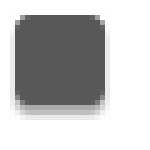
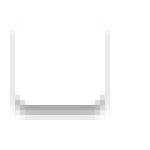
Layers edited between the first and the second 150x150 image:
painted on "Rounded Rectangle 1" over [15,15,105,105]
